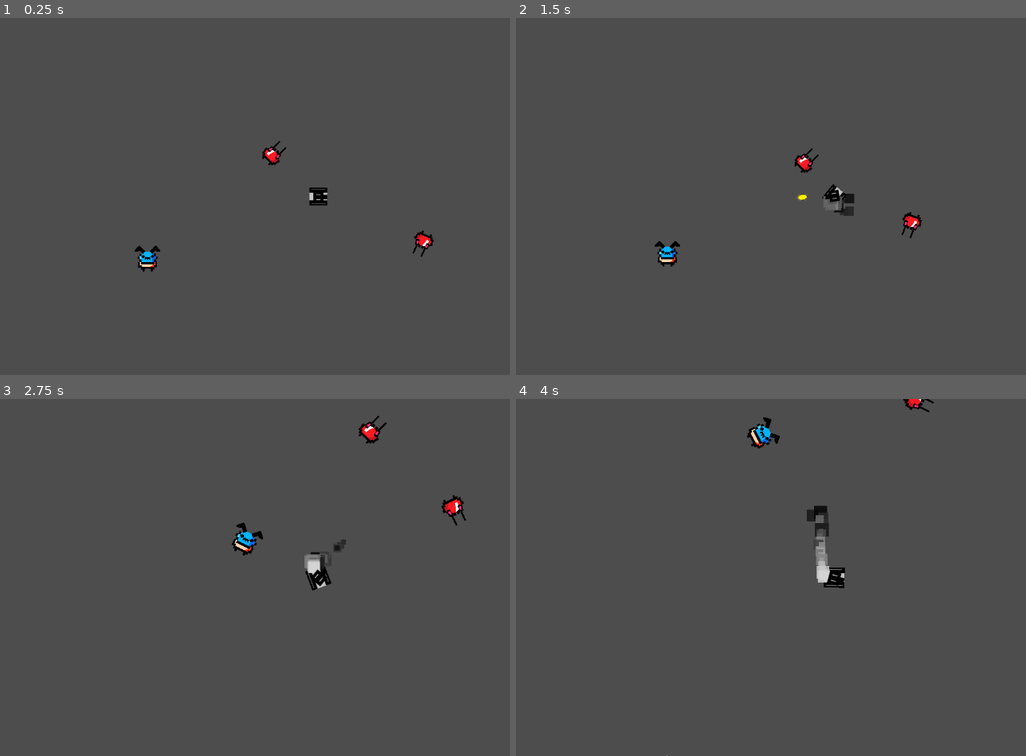
Above: before the commit, frames 1-4 (two rows, left to right).
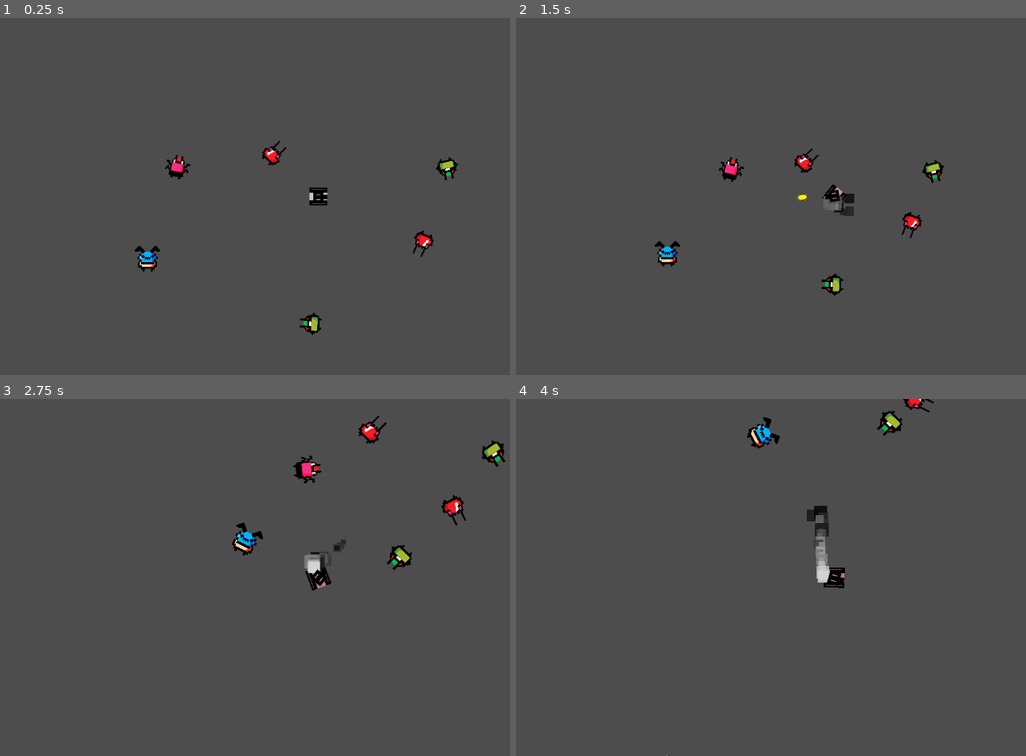
Above: after the commit, the same moments.

Repository: TheCrusty/Biotank-demake
Game: Godot game, scene res://levels/test_level.tscn
Same seed, same stepped clock (60 frames per second), same inputs: the game is played once before the commit and once after it.
Inputs (mouse positions are in pixels of both pictures, inside the frame that each line leads up to):
- Up to frame 1 (0.25 s): no input
- Up to frame 2 (1.5 s): move the mouse to (975, 178) at 0.52 s; hold D (Rotate_Right) 0.53-1.28 s; hold Shift (Boost) 0.53-1.28 s; move the mouse to (704, 214) at 1.27 s; hold S (Reverse) from 1.28 s (still down); tap Space (Shoot) at 1.35 s
- Up to frame 3 (2.75 s): move the mouse to (382, 498) at 2.02 s; release S (Reverse) at 2.03 s; hold D (Rotate_Right) from 2.03 s (still down); hold Shift (Boost) from 2.03 s (still down)
- Up to frame 4 (4 s): move the mouse to (801, 648) at 2.77 s; release D (Rotate_Right) at 2.78 s; release Shift (Boost) at 2.78 s; hold W (Forward) 2.78-3.53 s; tap Space (Shoot) at 2.85 s; move the mouse to (1025, 631) at 3.52 s; hold A (Rotate_Left) from 3.53 s (still down); hold Shift (Boost) from 3.53 s (still down)

The runs differ from the first frame. In frame 1, 0.5% of the frame differs, in the area x 32-90%, y 38-89%; in frame 2, 0.5%; in frame 3, 0.7%, in the area x 57-100%, y 11-54%; in frame 4, 0.2%.

Commit message:
added colors to boost

Diff:
--- a/levels/player.gd
+++ b/levels/player.gd
@@ -21,16 +21,17 @@
 func _on_ready():
 	$BoostParticles.emitting = false
 
+
 func get_input(delta):
 	if Input.is_action_pressed("Boost") and current_boost_amount > 0:
 		current_boost = boost_power
 		boosting = true
 		current_boost_amount -= (boost_depletion_rate/2) * delta
 		$BoostParticles.emitting = true
+
 		if $Camera2D.zoom.y < max_zoom:
 			$Camera2D.zoom.y += 0.008
 			$Camera2D.zoom.x += 0.008
-
 
 	else:
 		boosting = false
@@ -40,6 +41,7 @@
 		$BoostParticles.emitting = false
 		$Camera2D.zoom.y = 1
 		$Camera2D.zoom.x = 1
+	$TankBottomPivot/TankBottom.set_modulate(Color(1, current_boost_amount/total_boost_amount, current_boost_amount/total_boost_amount, 1))
 
 	if Input.is_action_just_pressed("Shoot"):
 		var projectile_instance = projectile.instantiate()
--- a/levels/player.tscn
+++ b/levels/player.tscn
@@ -13,7 +13,7 @@
 [sub_resource type="CanvasItemMaterial" id="CanvasItemMaterial_u7v3f"]
 
 [sub_resource type="CircleShape2D" id="CircleShape2D_vmpi2"]
-radius = 18.0278
+radius = 20.0
 
 [node name="Player" type="CharacterBody2D"]
 script = ExtResource("1_wcx5v")
--- a/levels/test_level.tscn
+++ b/levels/test_level.tscn
@@ -17,3 +17,12 @@
 
 [node name="Enemy2" parent="." instance=ExtResource("2_1ccyn")]
 position = Vector2(412, 164)
+
+[node name="Enemy4" parent="." instance=ExtResource("2_1ccyn")]
+position = Vector2(487, 492)
+
+[node name="Enemy5" parent="." instance=ExtResource("2_1ccyn")]
+position = Vector2(744, 196)
+
+[node name="Enemy6" parent="." instance=ExtResource("2_1ccyn")]
+position = Vector2(234, 195)
